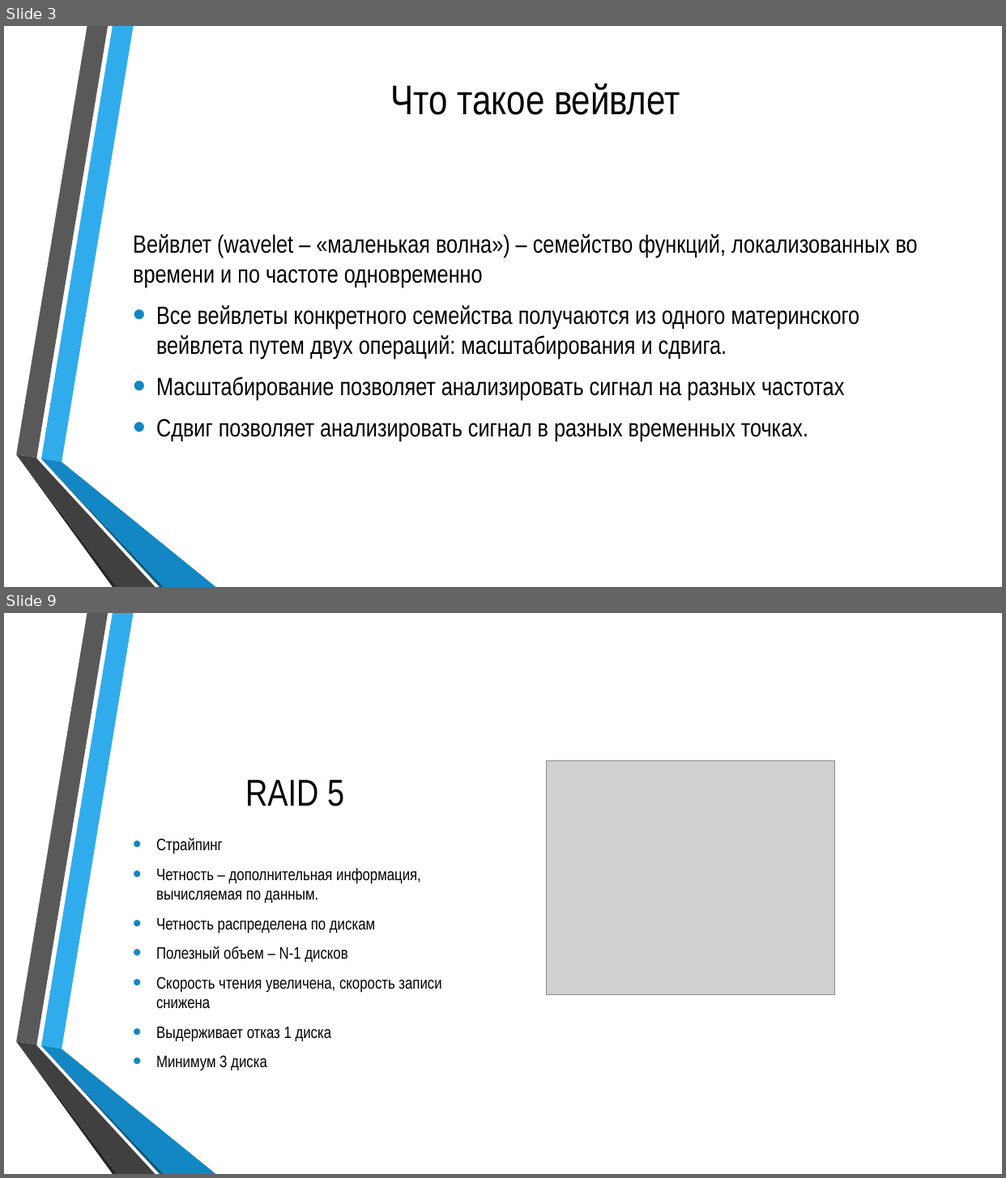
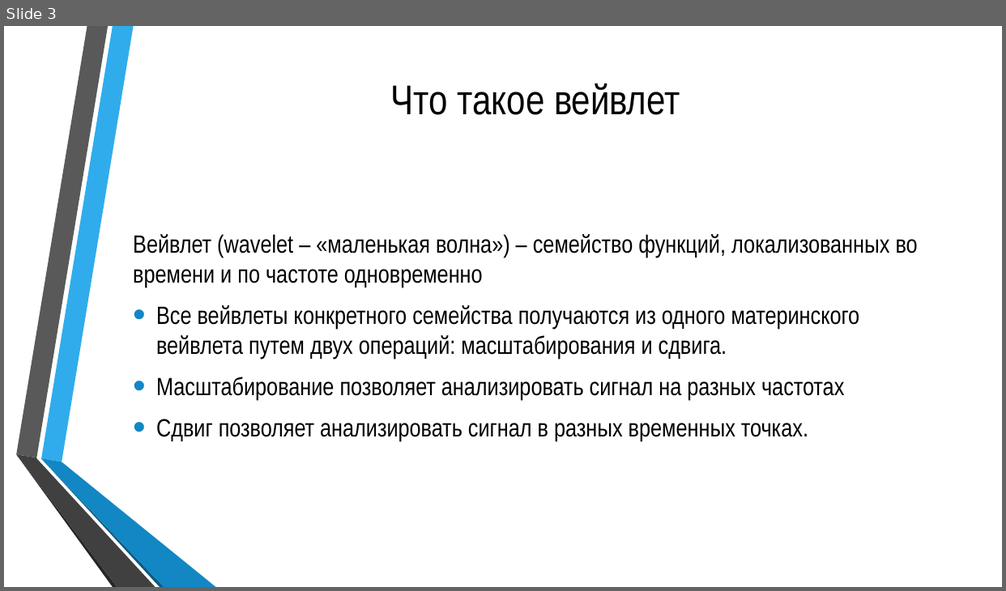
Before and after one commit to Silvarious9862/cosii, a slide deck: sem1/ref/250541_REFPREZ_Бобрик_В.Ю_ЦОСиИ.pptx. Shown one above the other, each under a label of ours: slides 3 and 9 before the commit, slide 3 after it; the slides between them are not shown. The pictures are 1006x1178 and 1006x591 pixels, drawn with LibreOffice and Linux fonts; fonts in the diff are those of the drawing; grey boxes stand for pictures; background and template pictures are left out. Boxes give left, top, right and bottom in pixels: in the first picture for what was removed or moved away, otherwise in the second. Text is boxed around its words. In the diff, an @@ line names an element or a change of style, - is before the commit and + after.

```diff
--- a/sem1/ref/250541_REFPREZ_Бобрик_В.Ю_ЦОСиИ.pptx
+++ b/sem1/ref/250541_REFPREZ_Бобрик_В.Ю_ЦОСиИ.pptx
@@ slide 9 removed at <box>4,613,1002,1174</box>, background picture (left out); not listed: 6 template elements that a slide beside it also shows @@
@@ title removed at <box>245,780,344,807</box> @@
-RAID 5
@@ picture removed at <box>546,761,834,995</box> @@
@@ text removed at <box>156,837,441,1071</box> @@
-• Страйпинг
-• Четность – дополнительная информация, вычисляемая по данным.
-• Четность распределена по дискам
-• Полезный объем – N-1 дисков
-• Скорость чтения увеличена, скорость записи снижена
-• Выдерживает отказ 1 диска
-• Минимум 3 диска
```
Also in this commit, not shown: 2 slides changed, 11 slides added, 19 other slides removed, 5 other files.
